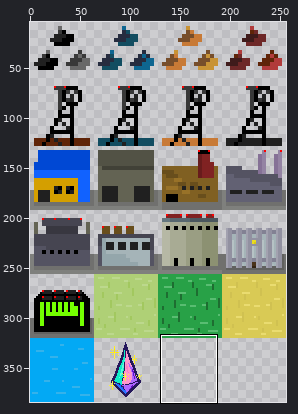
File history of a sprite sheet, public/assets/factory-sprites.png. Above: a wide view before the commit, with the close-up outlined.
Close-up. First the earlier version:
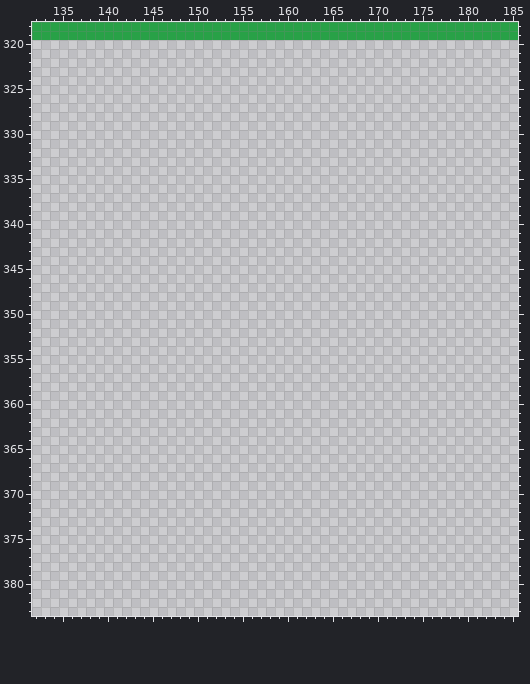
The file is 256x384 pixels. Colours within 5 levels of each other are drawn and written as one. Shown: x 132..185, y 318..383. The wide view leaves out empty margins. The commit also changed other parts of the picture, which this record leaves out.
The result:
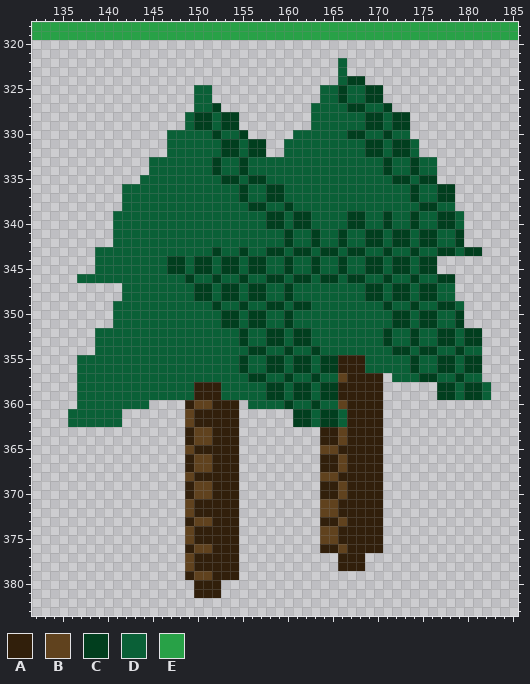
Palette (. is transparent): A #311f0b  B #60421e  C #013e1e  D #0a6037  E #28a147
The exact change:
@@ x 132..185 @@
 321 ......................................................
-322 ......................................................
-323 ......................................................
-324 ......................................................
-325 ......................................................
-326 ......................................................
-327 ......................................................
-328 ......................................................
-329 ......................................................
-330 ......................................................
-331 ......................................................
-332 ......................................................
-333 ......................................................
-334 ......................................................
-335 ......................................................
-336 ......................................................
-337 ......................................................
-338 ......................................................
-339 ......................................................
-340 ......................................................
-341 ......................................................
-342 ......................................................
-343 ......................................................
-344 ......................................................
-345 ......................................................
-346 ......................................................
-347 ......................................................
-348 ......................................................
-349 ......................................................
-350 ......................................................
-351 ......................................................
-352 ......................................................
-353 ......................................................
-354 ......................................................
-355 ......................................................
-356 ......................................................
-357 ......................................................
-358 ......................................................
-359 ......................................................
-360 ......................................................
-361 ......................................................
-362 ......................................................
-363 ......................................................
-364 ......................................................
-365 ......................................................
-366 ......................................................
-367 ......................................................
-368 ......................................................
-369 ......................................................
-370 ......................................................
-371 ......................................................
-372 ......................................................
-373 ......................................................
-374 ......................................................
-375 ......................................................
-376 ......................................................
-377 ......................................................
-378 ......................................................
-379 ......................................................
-380 ......................................................
-381 ......................................................
+322 ..................................D...................
+323 ..................................D...................
+324 ..................................DCC.................
+325 ..................DD............DDCDDCC...............
+326 ..................DD............DDCDDCC...............
+327 ..................DDC..........DDDDCCDDC..............
+328 .................DCCDCC........DDDDDDCCDCC............
+329 .................DCCDCC........DDDDDDCCDCC............
+330 ...............DDDDDCDDC.....DDDDDDCCDDCDD............
+331 ...............DDDDDDCCDCC..DDDDDDDDDCCDCCD...........
+332 ...............DDDDDDCCDCC..DDDDDDDDDCCDCCD...........
+333 .............DDDDDDDCDDCDDDDDDDDDDDDDDDCDDCDD.........
+334 .............DDDDDDDCDDCDDDDDDDDDDDDDDDCDDCDD.........
+335 ............DDDDDDDDDCCDCCDDDDDDDDDDDDDDCCDCC.........
+336 ..........DDDDDDDDDDDDDCDDCCDDDDDDDDDDDDDDCDDCC.......
+337 ..........DDDDDDDDDDDDDCDDCCDDDDDDDDDDDDDDCDDCC.......
+338 ..........DDDDDDDDDDDDDDCCDDCDDDDDDDDDDDDDDCCDD.......
+339 .........DDDDDDDDDDDDDDDDDCCDCCDDDDCCDDCDDCDDCCD......
+340 .........DDDDDDDDDDDDDDDDDCCDCCDDDDCCDDCDDCDDCCD......
+341 .........DDDDDDDDDDDDDDDDDDDCDDCDDCDDCCDCCDCCDDC......
+342 .........DDDDDDDDDDDDDDDDDDDCDDCDDCDDCCDCCDCCDDC......
+343 .......DDDDDDDDDDDDDCDDCDDCCDCCDCCDCCDDCDDCDDCCDCC....
+344 .......DDDDDDDDCCDCCDCCDCCDDCDDCDDCDDCCDCCDCC.........
+345 .......DDDDDDDDCCDCCDCCDCCDDCDDCDDCDDCCDCCDCC.........
+346 .....DDDDDDDDDDDDCDDCDDCDDCCDCCDCCDCCDDCDDCDDCC.......
+347 ..........DDDDDDDDCCDCCDCCDDCDDDDDDDDCCDCCDCCDD.......
+348 ..........DDDDDDDDCCDCCDCCDDCDDDDDDDDCCDCCDCCDD.......
+349 .........DDDDDDDDDDDCDDCDDCCDCCDDDDDDDDCDDCDDCCD......
+350 .........DDDDDDDDDDDDCCDCCDDCDDDDDDDDDDDCCDCCDDC......
+351 .........DDDDDDDDDDDDCCDCCDDCDDDDDDDDDDDCCDCCDDC......
+352 .......DDDDDDDDDDDDDDDDCDDCCDCCDDDDDDDDCDDCDDCCDCC....
+353 .......DDDDDDDDDDDDDDDDCDDCCDCCDDDDDDDDCDDCDDCCDCC....
+354 .......DDDDDDDDDDDDDDDDDCCDDCDDCDDDDDDDDCCDCCDDCDD....
+355 .....DDDDDDDDDDDDDDDDDDCDDCCDCCDCCAAADDDDDCDDCCDCC....
+356 .....DDDDDDDDDDDDDDDDDDCDDCCDCCDCCAAADDDDDCDDCCDCC....
+357 .....DDDDDDDDDDDDDDDDDDDCCDDCDDCDDBAAAA.DDDCCDDCDD....
+358 .....DDDDDDDDDDDDDAAADDDDDCCDCCDCCAAAAA......CCDCCD...
+359 .....DDDDDDDDDDDDDAAADDDDDCCDCCDCCAAAAA......CCDCCD...
+360 .....DDDDDDDD....ABBAAA.DDDDCDDCDDBAAAA...............
+361 ....DDDDDD.......BAAAAA......CCDCCDAAAA...............
+362 ....DDDDDD.......BAAAAA......CCDCCDAAAA...............
+363 .................ABBAAA.........AABAAAA...............
+364 .................ABBAAA.........AABAAAA...............
+365 .................BAAAAA.........BBAAAAA...............
+366 .................ABBAAA.........AABAAAA...............
+367 .................ABBAAA.........AABAAAA...............
+368 .................BAAAAA.........BBAAAAA...............
+369 .................ABBAAA.........AABAAAA...............
+370 .................ABBAAA.........AABAAAA...............
+371 .................BAAAAA.........BBAAAAA...............
+372 .................BAAAAA.........BBAAAAA...............
+373 .................ABBAAA.........AABAAAA...............
+374 .................BAAAAA.........BBAAAAA...............
+375 .................BAAAAA.........BBAAAAA...............
+376 .................ABBAAA.........AABAAAA...............
+377 .................BAAAAA...........AAA.................
+378 .................BAAAAA...........AAA.................
+379 .................ABBAAA...............................
+380 ..................AAA.................................
+381 ..................AAA.................................
 382 ......................................................
Boxes around the changes in both close-ups, in picture pixels (x1, y1, x2, y2):
added: (68, 58, 491, 598)
